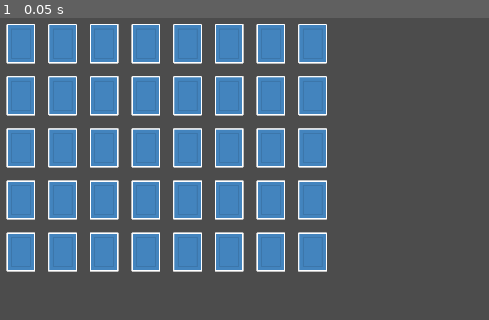
Above: before the commit, frame 1.
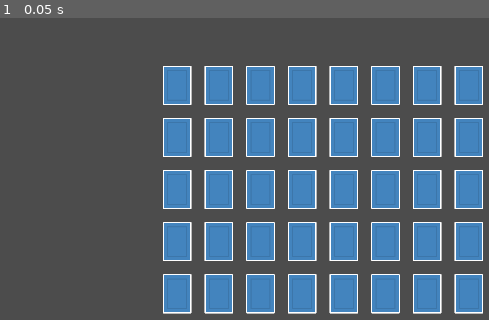
Above: after the commit, the same moment.

Repository: fijaniques/MemoryGame
Game: Godot game, scene res://Scenes/Table/Table.tscn
Same seed, same stepped clock (60 frames per second), same inputs: the game is played once before the commit and once after it.
Inputs:
- Up to frame 1 (0.05 s): no input

The runs differ from the first frame. In frame 1, 52% of the frame differs, in the area x 1-99%, y 1-99%.

Commit message:
centralizing deck

Diff:
--- a/Objects/Cards/Card.tscn
+++ b/Objects/Cards/Card.tscn
@@ -8,3 +8,6 @@
 anchor_bottom = 1.0
 texture_normal = ExtResource( 1 )
 script = ExtResource( 3 )
+__meta__ = {
+"_edit_use_anchors_": false
+}
--- a/Scenes/Table/Table.gd
+++ b/Scenes/Table/Table.gd
@@ -8,10 +8,12 @@
 var currentPos = Vector2.ZERO
 var grid = Vector2.ZERO
 
+
 enum{EASY, MEDIUM, HARD}
 var mode
 
 func _ready():
+	randomize()
 	currentPos = initPos
 	_set_difficulty()
 	_create_cards()
@@ -25,17 +27,28 @@
 		cInstance2.cardID = c + 1
 		cList.append(cInstance)
 		cList.append(cInstance2)
+	cList.shuffle()
 
 func _deal_cards():
-	var theCard :int = 0
+	var c :int = 0
+	currentPos.y = 0
+
 	for y in grid.y:
-		currentPos.x = 200
-		currentPos.y += 250
+		currentPos.x = 0
+		if(y > 0):
+			currentPos.y += 250
 		for x in grid.x:
+			cList[c].initPos = currentPos
+			$Deck.add_child(cList[c])
+			c += 1
 			currentPos.x += 200
-			cList[theCard].initPos = currentPos
-			add_child(cList[theCard])
-			theCard += 1
+
+	var deckCenter = Vector2.ZERO
+	deckCenter.x = (currentPos.x - 60) / 2
+	deckCenter.y = (currentPos.y + 60) / 2
+	var center = get_rect().size / 2
+
+	$Deck.position = center - deckCenter
 
 func _set_difficulty():
 	mode = HARD
--- a/Scenes/Table/Table.tscn
+++ b/Scenes/Table/Table.tscn
@@ -9,3 +9,5 @@
 __meta__ = {
 "_edit_use_anchors_": false
 }
+
+[node name="Deck" type="Node2D" parent="."]
